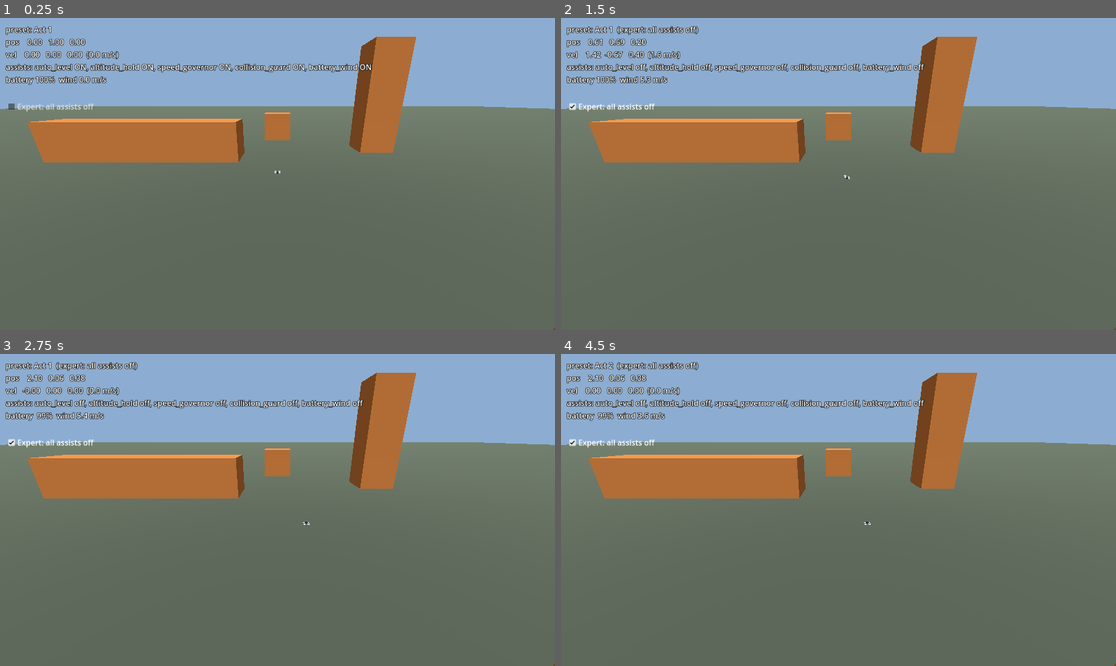
Above: before the commit, frames 1-4 (two rows, left to right).
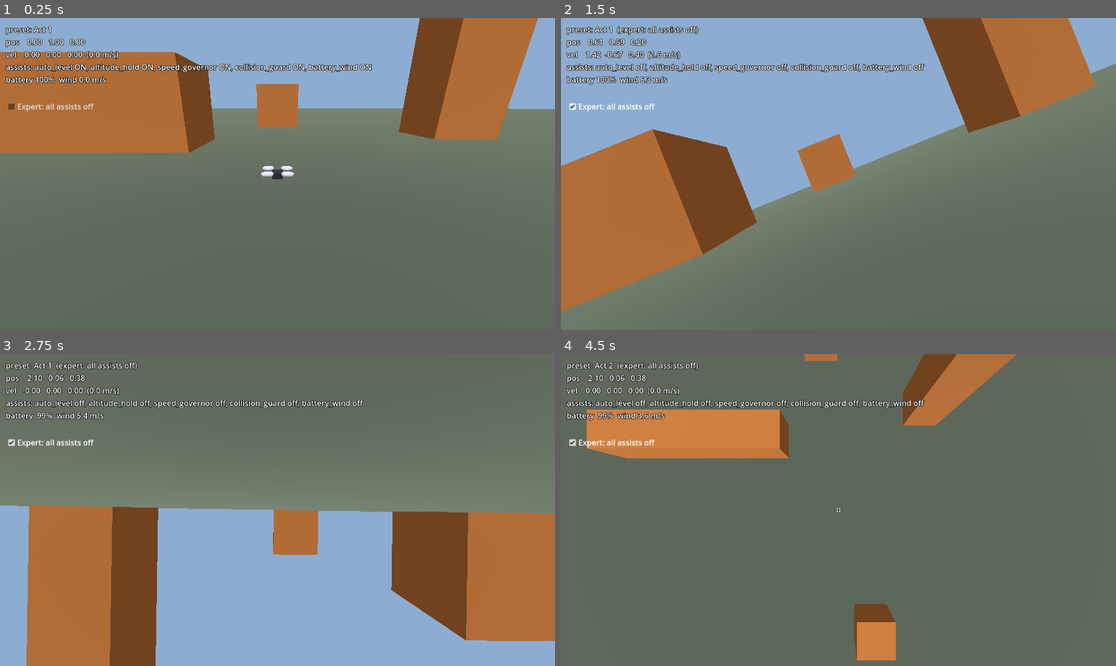
Above: after the commit, the same moments.

Repository: avdrav1/drone-sports
Game: Godot game, scene res://scenes/debug_flight.tscn
Same seed, same stepped clock (60 frames per second), same inputs: the game is played once before the commit and once after it.
Inputs (mouse positions are in pixels of both pictures, inside the frame that each line leads up to):
- Up to frame 1 (0.25 s): no input
- Up to frame 2 (1.5 s): click "Expert: all assists off" at 0.5 s; move the mouse to (960, 158) at 1.27 s; hold Right (roll_right) from 1.28 s (still down); hold C (cycle_camera) from 1.28 s (still down); click (960, 158) at 1.42 s
- Up to frame 3 (2.75 s): release Right (roll_right) at 2 s; release C (cycle_camera) at 2 s; drag from (166, 525) to (249, 572) at 2.02 s
- Up to frame 4 (4.5 s): tap Enter at 2.75 s; move the mouse to (894, 441) at 2.77 s; hold Right (roll_right) 2.78-3.5 s; hold C (cycle_camera) 2.78-3.5 s; click (894, 441) at 2.92 s; drag from (810, 572) to (672, 463) at 3.52 s; tap F2 (cycle_preset) at 4.25 s; move the mouse to (1005, 556) at 4.27 s; hold Left (roll_left) from 4.28 s (still down); hold C (cycle_camera) from 4.28 s (still down); click (1005, 556) at 4.42 s

The runs differ from the first frame. In frame 1, 22% of the frame differs, in the area x 0-100%, y 0-100%; in frame 2, 35%; in frame 3, 84%; in frame 4, 36%.

Commit message:
Story 1.6: Camera rig (Briefing default waits on Story 2.1; box left open)
Co-Authored-By: Claude Opus 5.5 <noreply@anthropic.com>

Diff:
--- /dev/null
+++ b/scenes/camera/camera_rig.tscn
@@ -0,0 +1,10 @@
+[gd_scene load_steps=2 format=3]
+
+[ext_resource type="Script" path="res://scripts/camera/camera_rig.gd" id="1_rig"]
+
+[node name="CameraRig" type="Node3D"]
+script = ExtResource("1_rig")
+
+[node name="Camera" type="Camera3D" parent="."]
+near = 0.03
+far = 2000.0
--- a/scenes/debug_flight.tscn
+++ b/scenes/debug_flight.tscn
@@ -11,6 +11,7 @@
 [ext_resource type="Resource" path="res://data/assists/act3.tres" id="9_act3"]
 [ext_resource type="Resource" path="res://data/assists/act4.tres" id="10_act4"]
 [ext_resource type="Resource" path="res://data/assists/act5.tres" id="11_act5"]
+[ext_resource type="PackedScene" path="res://scenes/camera/camera_rig.tscn" id="12_rig"]
 
 [sub_resource type="BoxShape3D" id="ground_shape"]
 size = Vector3(400, 1, 400)
@@ -105,8 +106,10 @@
 
 [node name="FreeCamera" type="Camera3D" parent="."]
 transform = Transform3D(1, 0, 0, 0, 0.939693, 0.34202, 0, -0.34202, 0.939693, 0, 6, 14)
-current = true
 script = ExtResource("2_cam")
+
+[node name="CameraRig" parent="." node_paths=PackedStringArray("target") instance=ExtResource("12_rig")]
+target = NodePath("../Drone")
 
 [node name="HUD" type="CanvasLayer" parent="."]
 
--- /dev/null
+++ b/scripts/camera/camera_rig.gd
@@ -0,0 +1,118 @@
+class_name CameraRig
+extends Node3D
+# A tool for flying, never a mechanic. Four views cycled with `cycle_camera`:
+# chase, FPV, orbit, top-down. Chase and orbit pull in on a sphere cast so
+# the camera never ends a frame inside geometry.
+
+enum View { CHASE, FPV, ORBIT, TOP_DOWN }
+const ORDER: Array[View] = [View.CHASE, View.FPV, View.ORBIT, View.TOP_DOWN]
+
+signal view_changed(view: View)
+
+@export var target: Node3D
+## The view a job asks for. A JobRunner calls use_default_view() on Briefing.
+@export var default_view := View.CHASE
+
+@export_group("Chase")
+@export var chase_distance := 3.0
+@export var chase_height := 1.0
+## Higher is snappier. Exponential smoothing rate, 1/s.
+@export var chase_smoothing := 8.0
+@export_group("FPV")
+@export var fpv_offset := Vector3(0.0, 0.03, -0.18)
+@export_group("Orbit")
+@export var orbit_distance := 4.0
+@export var orbit_sensitivity := 0.006
+@export_group("Top-down")
+@export var top_down_height := 25.0
+@export_group("Clipping")
+@export var clip_radius := 0.2
+
+var view := View.CHASE
+var orbit_yaw := 0.0
+var orbit_pitch := -0.35
+var _chase_position := Vector3.ZERO
+var _clip_shape := SphereShape3D.new()
+
+@onready var camera: Camera3D = $Camera
+
+func _ready() -> void:
+	camera.top_level = true
+	view = default_view
+	if target:
+		_chase_position = _chase_goal()
+
+func cycle() -> void:
+	set_view(ORDER[(ORDER.find(view) + 1) % ORDER.size()])
+
+func use_default_view() -> void:
+	set_view(default_view)
+
+func set_view(v: View) -> void:
+	if v == View.CHASE and target:
+		_chase_position = _chase_goal()
+	view = v
+	view_changed.emit(view)
+
+func _unhandled_input(event: InputEvent) -> void:
+	if event.is_action_pressed("cycle_camera"):
+		cycle()
+	elif view == View.ORBIT and event is InputEventMouseMotion and event.button_mask & MOUSE_BUTTON_MASK_RIGHT:
+		orbit_yaw -= event.relative.x * orbit_sensitivity
+		orbit_pitch = clampf(orbit_pitch - event.relative.y * orbit_sensitivity, -1.45, 1.45)
+
+func _process(delta: float) -> void:
+	update_camera(delta)
+
+func update_camera(delta: float) -> void:
+	if target == null:
+		return
+	var pivot := target.global_position
+	match view:
+		View.FPV:
+			camera.global_transform = target.global_transform * Transform3D(Basis.IDENTITY, fpv_offset)
+		View.CHASE:
+			_chase_position = _chase_position.lerp(_chase_goal(), 1.0 - exp(-chase_smoothing * delta))
+			_place(_clip(pivot, _chase_position), pivot)
+		View.ORBIT:
+			var offset := Basis.from_euler(Vector3(orbit_pitch, orbit_yaw, 0.0)) * Vector3(0.0, 0.0, orbit_distance)
+			_place(_clip(pivot, pivot + offset), pivot)
+		View.TOP_DOWN:
+			camera.global_position = pivot + Vector3(0.0, top_down_height, 0.0)
+			camera.look_at(pivot, Vector3.FORWARD)
+
+## Behind the target along its heading (yaw only), and above.
+func _chase_goal() -> Vector3:
+	var b := target.global_transform.basis
+	var back := Vector3(b.z.x, 0.0, b.z.z)
+	back = back.normalized() if back.length_squared() > 0.0001 else Vector3.BACK
+	return target.global_position + back * chase_distance + Vector3.UP * chase_height
+
+func _place(pos: Vector3, look: Vector3) -> void:
+	camera.global_position = pos
+	if pos.distance_squared_to(look) > 0.0001:
+		camera.look_at(look, Vector3.UP)
+
+## Sweeps a sphere from pivot toward wanted and stops short of the first hit.
+## A ray backs it up for when the sphere already touches something at the pivot.
+func _clip(pivot: Vector3, wanted: Vector3) -> Vector3:
+	var space := get_world_3d().direct_space_state
+	var exclude: Array[RID] = []
+	if target is CollisionObject3D:
+		exclude.append(target.get_rid())
+	var params := PhysicsShapeQueryParameters3D.new()
+	_clip_shape.radius = clip_radius
+	params.shape = _clip_shape
+	params.transform = Transform3D(Basis.IDENTITY, pivot)
+	params.motion = wanted - pivot
+	params.exclude = exclude
+	var hit := space.cast_motion(params)
+	var fraction: float = hit[0] if not hit.is_empty() else 1.0
+	var ray := PhysicsRayQueryParameters3D.create(pivot, wanted)
+	ray.exclude = exclude
+	var ray_hit := space.intersect_ray(ray)
+	if not ray_hit.is_empty():
+		var length := pivot.distance_to(wanted)
+		var ray_fraction := maxf(pivot.distance_to(ray_hit.position) - clip_radius, 0.0) / length
+		fraction = minf(fraction, ray_fraction)
+	return pivot + (wanted - pivot) * fraction
--- a/scripts/debug_flight.gd
+++ b/scripts/debug_flight.gd
@@ -1,6 +1,6 @@
 extends Node3D
 # Debug flight sandbox. Every story is played by hand here.
-# F1 toggles the readout, F2 cycles the act presets.
+# F1 toggles the readout, F2 cycles the act presets, C cycles camera views.
 
 @export var presets: Array[AssistStack] = []
 
@@ -9,8 +9,10 @@
 @onready var readout: Label = $HUD/Readout
 @onready var drone: Drone = $Drone
 @onready var expert_toggle: CheckBox = $HUD/Expert
+@onready var camera_rig: CameraRig = $CameraRig
 
 func _ready() -> void:
+	camera_rig.camera.make_current()
 	expert_toggle.button_pressed = GameSettings.expert_all_assists_off
 	expert_toggle.toggled.connect(_on_expert_toggled)
 	apply_preset()
--- /dev/null
+++ b/tests/test_camera_rig.gd
@@ -0,0 +1,142 @@
+extends RefCounted
+# Story 1.6: camera rig.
+
+const Sim = preload("res://tests/sim.gd")
+const RIG := preload("res://scenes/camera/camera_rig.tscn")
+
+func _rig(target: Node3D) -> CameraRig:
+	var rig: CameraRig = RIG.instantiate()
+	rig.target = target
+	Sim.add(rig)
+	return rig
+
+func _press_c(node: Node) -> void:
+	var ev := InputEventKey.new()
+	ev.physical_keycode = KEY_C
+	ev.pressed = true
+	node.get_viewport().push_input(ev)
+	var up := ev.duplicate()
+	up.pressed = false
+	node.get_viewport().push_input(up)
+
+func test_cycle_order() -> bool:
+	var t := Node3D.new()
+	Sim.add(t)
+	var rig := _rig(t)
+	var seen: Array = [rig.view]
+	for i in 4:
+		_press_c(rig)
+		seen.append(rig.view)
+	rig.free()
+	t.free()
+	var V := CameraRig.View
+	return seen == [V.CHASE, V.FPV, V.ORBIT, V.TOP_DOWN, V.CHASE]
+
+# Runs after every other node's _process (rig included) and records the worst alignment.
+class FpvProbe extends Node:
+	var rig: CameraRig
+	var drone: Drone
+	var worst := 1.0
+	var frames := 0
+	func _init() -> void:
+		process_priority = 1000
+	func _process(_delta: float) -> void:
+		frames += 1
+		var cam_fwd := -rig.camera.global_transform.basis.z.normalized()
+		var drone_fwd := -drone.global_transform.basis.z.normalized()
+		worst = minf(worst, cam_fwd.dot(drone_fwd))
+
+func test_fpv_forward_equals_drone_forward_every_frame() -> bool:
+	var d := Sim.drone(Sim.intent(0.2, 0.4, 0.3, 0.6), Vector3(0, 20, 0))
+	var rig := _rig(d)
+	rig.set_view(CameraRig.View.FPV)
+	var probe := FpvProbe.new()
+	probe.rig = rig
+	probe.drone = d
+	Sim.add(probe)
+	await Sim.process_frames(120)
+	var ok := probe.frames >= 119 and probe.worst > 0.99999
+	probe.free()
+	rig.free()
+	d.free()
+	return ok
+
+func test_chase_never_ends_frame_inside_wall() -> bool:
+	# A wall occupying x < 0. The drone hugs it at x = 0.5, facing away (+X),
+	# so the chase goal (behind the drone) is always inside the wall.
+	var wall := StaticBody3D.new()
+	var shape := CollisionShape3D.new()
+	shape.shape = BoxShape3D.new()
+	shape.shape.size = Vector3(20, 20, 200)
+	wall.add_child(shape)
+	Sim.add(wall)
+	wall.global_position = Vector3(-10, 0, 0)
+	var d := Sim.drone(Sim.intent(), Vector3(0.5, 2, 0))
+	d.freeze = true
+	d.look_at(Vector3(10, 2, 0))
+	var rig := _rig(d)
+	var space := d.get_world_3d().direct_space_state
+	var inside := 0
+	for i in 180:
+		d.global_position = Vector3(0.5 + 0.3 * sin(i * 0.1), 2.0, -i * 0.15)
+		d.rotation.y = -PI / 2 + 0.6 * sin(i * 0.05)
+		await Sim.process_frames(1)
+		var q := PhysicsPointQueryParameters3D.new()
+		q.position = rig.camera.global_position
+		q.exclude = [d.get_rid()]
+		if not space.intersect_point(q).is_empty():
+			inside += 1
+	rig.free()
+	d.free()
+	wall.free()
+	return inside == 0
+
+func test_chase_sits_behind_and_above_in_open_space() -> bool:
+	var d := Sim.drone(Sim.intent(), Vector3(0, 10, 0))
+	d.freeze = true
+	var rig := _rig(d)
+	await Sim.process_frames(30)
+	var rel := rig.camera.global_position - d.global_position
+	rig.free()
+	d.free()
+	return rel.z > 2.5 and rel.y > 0.5
+
+func test_orbit_and_top_down_follow() -> bool:
+	var d := Sim.drone(Sim.intent(), Vector3(5, 10, -5))
+	d.freeze = true
+	var rig := _rig(d)
+	rig.set_view(CameraRig.View.ORBIT)
+	rig.orbit_yaw = 1.0
+	await Sim.process_frames(2)
+	var orbit_dist := rig.camera.global_position.distance_to(d.global_position)
+	rig.set_view(CameraRig.View.TOP_DOWN)
+	await Sim.process_frames(2)
+	var top := rig.camera.global_position - d.global_position
+	var looks_down := rig.camera.global_transform.basis.z.y > 0.99
+	rig.free()
+	d.free()
+	return is_equal_approx(orbit_dist, 4.0) and is_equal_approx(top.y, 25.0) \
+		and Vector2(top.x, top.z).length() < 0.001 and looks_down
+
+func test_default_view_is_applied() -> bool:
+	# The Briefing hook itself waits on JobRunner (Story 2.1); this covers the rig side.
+	var t := Node3D.new()
+	Sim.add(t)
+	var rig: CameraRig = RIG.instantiate()
+	rig.target = t
+	rig.default_view = CameraRig.View.FPV
+	Sim.add(rig)
+	var on_ready := rig.view == CameraRig.View.FPV
+	rig.cycle()
+	rig.use_default_view()
+	var restored := rig.view == CameraRig.View.FPV
+	rig.free()
+	t.free()
+	return on_ready and restored
+
+func test_debug_scene_uses_rig() -> bool:
+	var scene: Node = Sim.add(load("res://scenes/debug_flight.tscn").instantiate())
+	await Sim.process_frames(2)
+	var ok: bool = scene.get_viewport().get_camera_3d() == scene.get_node("CameraRig/Camera")
+	scene.free()
+	return ok
Not shown: 1 places in scenes/debug_flight.tscn that only renumber resources
Not shown, added: scripts/camera/camera_rig.gd.uid
Not shown, added: tests/test_camera_rig.gd.uid
